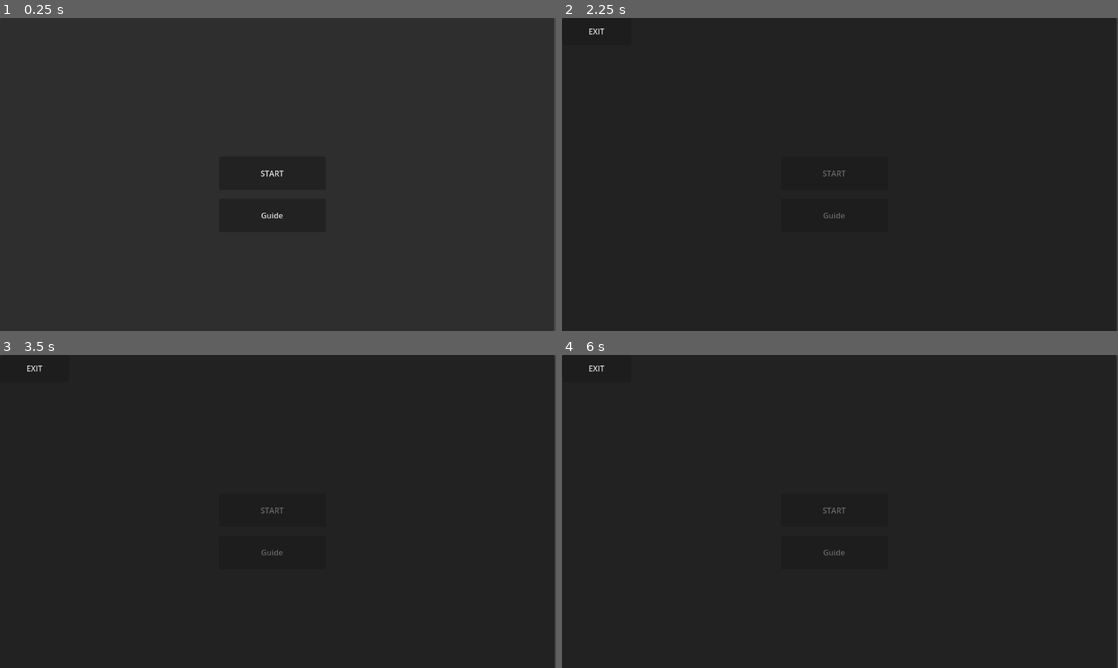
Above: before the commit, frames 1-4 (two rows, left to right).
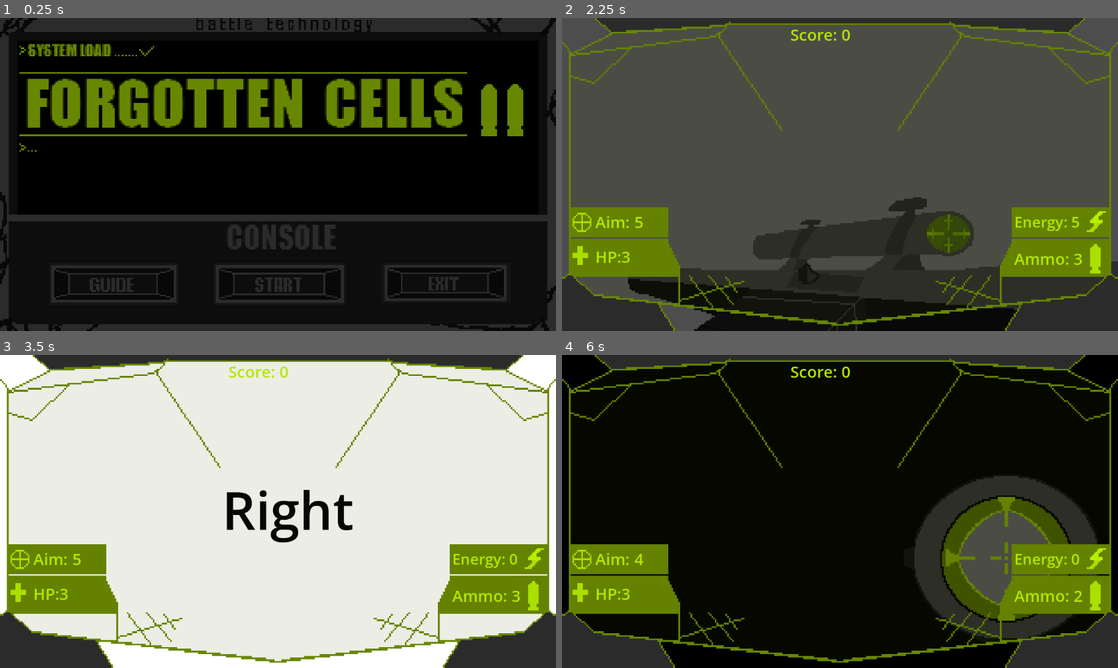
Above: after the commit, the same moments.

Repository: The4erepaha/Forgotten-cells
Game: Godot game, scene res://scenes/menu.tscn
Two runs of this game, one before a commit and one after it. Both use one fixed random seed, a clock stepped at 60 frames per second and the inputs below. The engine's default icon, where the game draws it, is replaced by a stand-in: a white triangle on a blue panel in a dark square.
Inputs (mouse positions are in pixels of both pictures, inside the frame that each line leads up to; where the layout moved, square brackets give the same spot in the first picture):
- Up to frame 1 (0.25 s): no input
- Up to frame 2 (2.25 s): click (673, 284) [834, 215] at 0.5 s; click (840, 284) [834, 174] at 1.25 s; click (840, 284) [834, 174] at 2 s
- Up to frame 3 (3.5 s): tap Enter at 2.75 s; move the mouse to (400, 495) at 2.77 s; hold D (right) from 2.78 s (still down); hold Right mouse button (up_aim) from 2.78 s (still down); click (400, 495) at 2.85 s
- Up to frame 4 (6 s): tap Space at 3.5, 5 s; move the mouse to (728, 527) at 3.52 s; release D (right) at 3.53 s; release Right mouse button (up_aim) at 3.53 s; hold S (down) 3.53-4.28 s; right-click (728, 527) at 3.6 s; click (728, 527) at 3.8 s; tap Enter at 4.25, 5.75 s; move the mouse to (895, 442) at 4.27 s; hold D (right) 4.28-5.03 s; hold Right mouse button (up_aim) 4.28-5.03 s; click (895, 442) at 4.35 s; move the mouse to (812, 574) at 5.02 s; hold W (open_up) 5.03-5.78 s; right-click (812, 574) at 5.1 s; click (812, 574) at 5.3 s; move the mouse to (1006, 558) at 5.77 s; hold A (left) from 5.78 s (still down); hold Right mouse button (up_aim) from 5.78 s (still down); click (1006, 558) at 5.85 s

The runs differ from the first frame. In frame 1, 85% of the frame differs, in the area x 0-100%, y 0-100%; in frame 2, 80%; in frame 3, 94%; in frame 4, 88%.

Commit message:
update menu, update hud, add guide, add sprites

Diff:
--- a/project.godot
+++ b/project.godot
@@ -59,4 +59,5 @@
 
 [rendering]
 
+textures/canvas_textures/default_texture_filter=0
 rendering_device/driver.windows="d3d12"
--- a/scenes/hud.tscn
+++ b/scenes/hud.tscn
@@ -1,75 +1,68 @@
 [gd_scene format=3 uid="uid://cgmc1ojuxp6bq"]
 
 [ext_resource type="Script" uid="uid://k4d4usgwvo5l" path="res://scripts/hud.gd" id="1_ahhtf"]
+[ext_resource type="Texture2D" uid="uid://owpaicaa3xvo" path="res://sprites/eyes_player.png" id="2_oo0fn"]
 
 [sub_resource type="LabelSettings" id="LabelSettings_wofu5"]
 font_size = 33
+font_color = Color(0.70544815, 0.9055228, 2.3102762e-06, 1)
+
+[sub_resource type="LabelSettings" id="LabelSettings_oo0fn"]
+font_size = 31
+font_color = Color(0.7058824, 0.90588236, 0, 1)
 
 [node name="HUD" type="Node2D" unique_id=1391800513]
 script = ExtResource("1_ahhtf")
 
-[node name="HP_bar" type="Panel" parent="." unique_id=1867865153]
-offset_left = 3.0
-offset_top = 569.0
-offset_right = 130.0
-offset_bottom = 645.0
+[node name="HP_label" type="Label" parent="." unique_id=76254418]
+z_index = 1
+offset_left = 69.0
+offset_top = 471.0
+offset_right = 196.0
+offset_bottom = 517.0
+text = "HP:"
+label_settings = SubResource("LabelSettings_wofu5")
 
-[node name="HP_label" type="Label" parent="HP_bar" unique_id=76254418]
-layout_mode = 0
-offset_right = 127.0
-offset_bottom = 95.0
-text = "HP:
-"
-label_settings = SubResource("LabelSettings_wofu5")
-vertical_alignment = 1
-
-[node name="Ammo_bar" type="Panel" parent="." unique_id=887934472]
-offset_left = 946.0
-offset_top = 569.0
-offset_right = 1145.0
-offset_bottom = 645.0
-
-[node name="Ammo_label" type="Label" parent="Ammo_bar" unique_id=70495571]
-layout_mode = 0
-offset_right = 199.0
-offset_bottom = 76.0
+[node name="Ammo_label" type="Label" parent="." unique_id=70495571]
+z_index = 1
+offset_left = 937.0
+offset_top = 460.0
+offset_right = 1136.0
+offset_bottom = 536.0
 text = "Ammo: "
 label_settings = SubResource("LabelSettings_wofu5")
 vertical_alignment = 1
 
-[node name="AimCharge_bar" type="Panel" parent="." unique_id=1722541668]
-offset_left = 512.0
-offset_top = 566.0
-offset_right = 714.0
-offset_bottom = 642.0
-
-[node name="AimCharge_label" type="Label" parent="AimCharge_bar" unique_id=1379980463]
-layout_mode = 0
-offset_right = 202.0
-offset_bottom = 76.0
+[node name="AimCharge_label" type="Label" parent="." unique_id=1379980463]
+z_index = 1
+offset_left = 69.0
+offset_top = 384.0
+offset_right = 271.0
+offset_bottom = 460.0
 text = "Aim:"
 label_settings = SubResource("LabelSettings_wofu5")
 vertical_alignment = 1
 
-[node name="Score" type="Panel" parent="." unique_id=1769661971]
-offset_left = 500.0
-offset_top = 5.0
-offset_right = 702.0
-offset_bottom = 81.0
-
-[node name="Score_label" type="Label" parent="Score" unique_id=871863142]
-layout_mode = 0
-offset_right = 202.0
-offset_bottom = 76.0
+[node name="Score_label" type="Label" parent="." unique_id=871863142]
+z_index = 1
+offset_left = 473.0
+offset_top = -4.0
+offset_right = 675.0
+offset_bottom = 72.0
 text = "Score:"
 label_settings = SubResource("LabelSettings_wofu5")
 vertical_alignment = 1
 
-[node name="Move_charge" type="Panel" parent="." unique_id=1712568884]
-offset_right = 141.0
-offset_bottom = 40.0
+[node name="Move_Label" type="Label" parent="." unique_id=1764821236]
+z_index = 1
+offset_left = 937.0
+offset_top = 400.0
+offset_right = 1078.0
+offset_bottom = 451.0
+text = "Energy:"
+label_settings = SubResource("LabelSettings_oo0fn")
 
-[node name="Move_Label" type="Label" parent="Move_charge" unique_id=1764821236]
-layout_mode = 0
-offset_right = 141.0
-offset_bottom = 40.0
+[node name="TextureRect" type="TextureRect" parent="." unique_id=270579855]
+offset_right = 1152.0
+offset_bottom = 648.0
+texture = ExtResource("2_oo0fn")
--- a/scenes/menu.tscn
+++ b/scenes/menu.tscn
@@ -1,40 +1,112 @@
 [gd_scene format=3 uid="uid://d4aikp4uv1vjm"]
 
 [ext_resource type="Script" uid="uid://c2ylfktk2685j" path="res://scripts/menu.gd" id="1_yqeox"]
+[ext_resource type="Texture2D" uid="uid://ccax221ahvr5d" path="res://sprites/menu_fon.png" id="2_mhnvy"]
+[ext_resource type="Texture2D" uid="uid://c372isert274b" path="res://sprites/start_button.png" id="3_4ytvr"]
+[ext_resource type="Texture2D" uid="uid://wpapnunxqn34" path="res://sprites/guide_button.png" id="4_g3eks"]
+[ext_resource type="Texture2D" uid="uid://beoeow8g62m51" path="res://sprites/exit_button.png" id="5_4ytvr"]
+[ext_resource type="Texture2D" uid="uid://i72rpxhqehcd" path="res://sprites/guide_fon.png" id="6_g3eks"]
+
+[sub_resource type="LabelSettings" id="LabelSettings_wofu5"]
+line_spacing = 0.0
+font_color = Color(0.40784314, 0.5294118, 0, 1)
+
+[sub_resource type="LabelSettings" id="LabelSettings_ygiu2"]
+line_spacing = 0.0
+font_color = Color(0.40784314, 0.5294118, 0, 1)
 
 [node name="Menu" type="Node2D" unique_id=1857889423]
 script = ExtResource("1_yqeox")
 
-[node name="Start_panel" type="Panel" parent="." unique_id=1525655613]
-offset_right = 1148.0
-offset_bottom = 651.0
+[node name="Start_menu" type="TextureRect" parent="." unique_id=1005463405]
+offset_right = 1152.0
+offset_bottom = 648.0
+texture = ExtResource("2_mhnvy")
 
-[node name="Start_Button" type="Button" parent="Start_panel" unique_id=1892789469]
+[node name="Start_Button" type="Button" parent="Start_menu" unique_id=1291660389]
 layout_mode = 0
-offset_left = 454.0
-offset_top = 287.0
-offset_right = 675.0
-offset_bottom = 356.0
-text = "START"
+offset_left = 443.0
+offset_top = 507.0
+offset_right = 717.0
+offset_bottom = 595.0
+icon = ExtResource("3_4ytvr")
+icon_alignment = 1
+expand_icon = true
 
-[node name="Guide_button" type="Button" parent="Start_panel" unique_id=103950396]
+[node name="Guide_button" type="Button" parent="Start_menu" unique_id=747080056]
 layout_mode = 0
-offset_left = 454.0
-offset_top = 374.0
-offset_right = 675.0
-offset_bottom = 443.0
-text = "Guide"
+offset_left = 102.0
+offset_top = 507.0
+offset_right = 370.0
+offset_bottom = 595.0
+icon = ExtResource("4_g3eks")
+icon_alignment = 1
+expand_icon = true
 
-[node name="Guide_panel" type="Panel" parent="." unique_id=1763802053]
-offset_right = 1150.0
-offset_bottom = 651.0
+[node name="ExitGame_button" type="Button" parent="Start_menu" unique_id=1105397523]
+layout_mode = 0
+offset_left = 790.0
+offset_top = 507.0
+offset_right = 1058.0
+offset_bottom = 590.0
+icon = ExtResource("5_4ytvr")
+icon_alignment = 1
+expand_icon = true
 
-[node name="Exit_Button" type="Button" parent="Guide_panel" unique_id=1589140843]
+[node name="Guide_menu" type="TextureRect" parent="Start_menu" unique_id=499947576]
 layout_mode = 0
-offset_right = 143.0
-offset_bottom = 56.0
-text = "EXIT"
+offset_right = 1152.0
+offset_bottom = 648.0
+texture = ExtResource("6_g3eks")
 
-[connection signal="pressed" from="Start_panel/Start_Button" to="." method="_on_button_pressed"]
-[connection signal="pressed" from="Start_panel/Guide_button" to="." method="_on_guide_button_pressed"]
-[connection signal="pressed" from="Guide_panel/Exit_Button" to="." method="_on_exit_button_pressed"]
+[node name="Exit_guide" type="Button" parent="Start_menu/Guide_menu" unique_id=413022418]
+layout_mode = 0
+offset_left = 443.0
+offset_top = 507.0
+offset_right = 717.0
+offset_bottom = 590.0
+icon = ExtResource("5_4ytvr")
+icon_alignment = 1
+expand_icon = true
+
+[node name="Label" type="Label" parent="Start_menu/Guide_menu" unique_id=1302169028]
+layout_mode = 0
+offset_left = 41.0
+offset_top = 185.0
+offset_right = 494.0
+offset_bottom = 392.0
+text = "Movement:
+W - stand in the open / exit cover
+A - move to left cover
+S - move to bottom cover
+D - move to right cover
+Shooting:
+RMB - aim
+LMB - shoot
+! You can only shoot while aiming !"
+label_settings = SubResource("LabelSettings_wofu5")
+
+[node name="Label2" type="Label" parent="Start_menu/Guide_menu" unique_id=954895336]
+layout_mode = 0
+offset_left = 512.0
+offset_top = 61.0
+offset_right = 1071.0
+offset_bottom = 388.0
+text = "Resources:
+You have basic resources:
+HP / Ammo / Aim / Move Energy.
+Covers not only protect you but also give bonuses:
+- Left cover: +1 HP
+- Right cover: +1 Ammo
+- Bottom cover: recharges aim.
+Aim - you have an aim charge, if it drops to 0 you won't be able to aim
+Move Energy - moving to cover consumes energy.
+To recharge you need to exit cover
+
+! Enemy will deal damage if you fail to shoot them in time. !"
+label_settings = SubResource("LabelSettings_ygiu2")
+
+[connection signal="pressed" from="Start_menu/Start_Button" to="." method="_on_start_button_pressed"]
+[connection signal="pressed" from="Start_menu/Guide_button" to="." method="_on_guide_button_pressed"]
+[connection signal="pressed" from="Start_menu/ExitGame_button" to="." method="_on_exit_game_button_pressed"]
+[connection signal="pressed" from="Start_menu/Guide_menu/Exit_guide" to="." method="_on_exit_guide_pressed"]
--- a/scenes/player.tscn
+++ b/scenes/player.tscn
@@ -1,7 +1,8 @@
 [gd_scene format=3 uid="uid://bjy5tok1cf827"]
 
 [ext_resource type="Script" uid="uid://x6br0qpcc20a" path="res://scripts/player.gd" id="1_3vyb7"]
-[ext_resource type="Texture2D" uid="uid://celj7sgs3bg10" path="res://sprites/aim_idle.png" id="2_g2els"]
+[ext_resource type="Texture2D" uid="uid://ejek8ft5ccyx" path="res://sprites/aim_action.png" id="2_qhqgy"]
+[ext_resource type="Texture2D" uid="uid://bk43x88vik3k7" path="res://sprites/gun_idle.png" id="3_qhqgy"]
 
 [sub_resource type="CircleShape2D" id="CircleShape2D_wofu5"]
 radius = 4.0
@@ -11,10 +12,17 @@
 
 [node name="Aim" type="Area2D" parent="." unique_id=1986403066]
 z_index = 1
+position = Vector2(582, 284)
 
 [node name="Aim_sprite" type="Sprite2D" parent="Aim" unique_id=1938232944]
-scale = Vector2(0.3, 0.3)
-texture = ExtResource("2_g2els")
+position = Vector2(-1.0000305, -3.8146973e-06)
+scale = Vector2(3.6, 3.5999997)
+texture = ExtResource("2_qhqgy")
 
 [node name="CollisionShape2D" type="CollisionShape2D" parent="Aim" unique_id=1044197380]
 shape = SubResource("CircleShape2D_wofu5")
+
+[node name="Gun_idle" type="Sprite2D" parent="." unique_id=268078309]
+position = Vector2(576, 324)
+scale = Vector2(3.6, 3.6000001)
+texture = ExtResource("3_qhqgy")
--- a/scripts/main.gd
+++ b/scripts/main.gd
@@ -15,9 +15,9 @@
 	$lee_items/lee_left.visible = false
 	$lee_items/lee_right.visible = false
 	$lee_items/lee_down.visible = false
-	$HUD/HP_bar/HP_label.text = "HP:" + str(player.hp)
-	$HUD/Ammo_bar/Ammo_label.text = "Ammo: " +str(player.ammo)
-	$HUD/AimCharge_bar/AimCharge_label.text = "Aim: " + str(player.aim_charge)
+	$HUD/HP_label.text = "HP:" + str(player.hp)
+	$HUD/Ammo_label.text = "Ammo: " +str(player.ammo)
+	$HUD/AimCharge_label.text = "Aim: " + str(player.aim_charge)
 
 
 func _physics_process(_delta: float) -> void:
@@ -44,11 +44,11 @@
 		$lee_items/lee_down.visible = true
 
 func _update_resources():
-	$HUD/HP_bar/HP_label.text = "HP:" + str(player.hp)
-	$HUD/Ammo_bar/Ammo_label.text = "Ammo: " + str(player.ammo)
-	$HUD/AimCharge_bar/AimCharge_label.text = "Aim: " + str(int(player.aim_charge))
-	$HUD/Score/Score_label.text = "Score: " + str(player.score_kills)
-	$HUD/Move_charge/Move_Label.text = "Energy: " + str(int(player.move_energy))
+	$HUD/HP_label.text = "HP:" + str(player.hp)
+	$HUD/Ammo_label.text = "Ammo: " + str(player.ammo)
+	$HUD/AimCharge_label.text = "Aim: " + str(int(player.aim_charge))
+	$HUD/Score_label.text = "Score: " + str(player.score_kills)
+	$HUD/Move_Label.text = "Energy: " + str(int(player.move))
 
 
 # функция отвечающая за спавн врага
--- a/scripts/menu.gd
+++ b/scripts/menu.gd
@@ -1,16 +1,23 @@
 extends Node2D
 
 func _ready() -> void:
-	$Guide_panel.visible = false
+	$Start_menu/Guide_menu.visible = false
 
 
-func _on_button_pressed() -> void:
+
+
+func _on_start_button_pressed() -> void:   # начать игру
 	get_tree().change_scene_to_file("res://scenes/main.tscn")
 
 
-func _on_guide_button_pressed() -> void:
-	$Guide_panel.visible = true
+func _on_guide_button_pressed() -> void:   # переход к гайду
+	$Start_menu/Guide_menu.visible = true
 
 
-func _on_exit_button_pressed() -> void:
-	$Guide_panel.visible = false
+
+func _on_exit_guide_pressed() -> void:   # выход из гайда
+	$Start_menu/Guide_menu.visible = false
+
+
+func _on_exit_game_button_pressed() -> void: # выход из игры
+	get_tree().quit()
--- a/scripts/player.gd
+++ b/scripts/player.gd
@@ -12,7 +12,7 @@
 @export var player_damage = 1
 
 @export var move_energy = 5  # заряд движения
-
+var move = move_energy
 var score_kills = 0   # очки кол-во убитых врагов
 
 signal player_state(state)
@@ -45,20 +45,20 @@
 		state = State.NORMAL
 		emit_signal("player_state", state)
 	if Input.is_action_just_pressed("left"):
-		if state == State.NORMAL && move_energy == 5:
+		if state == State.NORMAL && move == move_energy:
 			state = State.LEFT
 			hp_bonus()                 # функция хп бонуса
 
 			emit_signal("player_state",state)
 			emit_signal("changed_resources")
 	if Input.is_action_just_pressed("right"):
-		if state == State.NORMAL && move_energy == 5:
+		if state == State.NORMAL && move == move_energy:
 			state = State.RIGHT
 			ammo_bonus()              # функция бонуса патронов
 			emit_signal("player_state", state)
 			emit_signal("changed_resources")
 	if Input.is_action_just_pressed("down"):    # клавиша S
-		if state == State.NORMAL && move_energy == 5:
+		if state == State.NORMAL && move == move_energy:
 			state = State.DOWN
 			#aim_bonus()              # функция зарядки снайпера
 			emit_signal("player_state", state)
@@ -68,14 +68,19 @@
 func move_aim(delta):
 	if state == State.NORMAL && aim_charge > 0:
 		if Input.is_action_pressed("up_aim"):
+			$Gun_idle.visible = false
 			$Aim.visible = true
 			#спрайт будет менять позицию как и движения мышки (следит за мышкой)
 			aim_system(delta)
 			$Aim.global_position = get_global_mouse_position()
 			if Input.is_action_just_pressed("shoot"):
 				shoot_system()
-		else: $Aim.visible = false
-	else: $Aim.visible = false
+		else:
+			$Aim.visible = false
+			$Gun_idle.visible = true
+	else:
+		$Aim.visible = false
+		$Gun_idle.visible = true
 
 
 
@@ -132,12 +137,12 @@
 		die_player()
 
 func move_system(delta):
-	if move_energy >= 5:
-		move_energy = 5
-	if state == State.NORMAL && move_energy < 5:
-		move_energy += 1 * delta
-	if state != State.NORMAL && move_energy == 5:
-		move_energy = 0
+	if move >= move_energy:
+		move = move_energy
+	if state == State.NORMAL && move < move_energy:
+		move += 1 * delta
+	if state != State.NORMAL && move == move_energy:
+		move = 0
 	emit_signal("changed_resources")
 
 
Binary file added: sprites/aim_action.png
Not shown, added: sprites/aim_action.png.import
Binary file added: sprites/exit_button.png
Not shown, added: sprites/exit_button.png.import
Binary file added: sprites/eyes_player.png
Not shown, added: sprites/eyes_player.png.import
Binary file added: sprites/guide_button.png
Not shown, added: sprites/guide_button.png.import
Binary file added: sprites/guide_fon.png
Not shown, added: sprites/guide_fon.png.import
Binary file added: sprites/gun_idle.png
Not shown, added: sprites/gun_idle.png.import
(and 4 more such lines)
